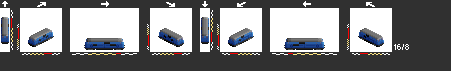
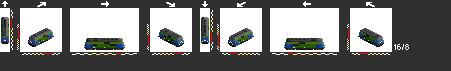
The second 451×71 image is a revision of the first. Changes to its layers:
showed "Layer 1" over <box>2,41,383,45</box>
showed "dark roof" over <box>2,17,383,42</box>
showed "logo" over <box>4,38,382,48</box>
added layer "dsb 77" above "Layer 3" over <box>1,18,383,48</box>
painted on "Layer 3" over <box>36,35,376,46</box>
